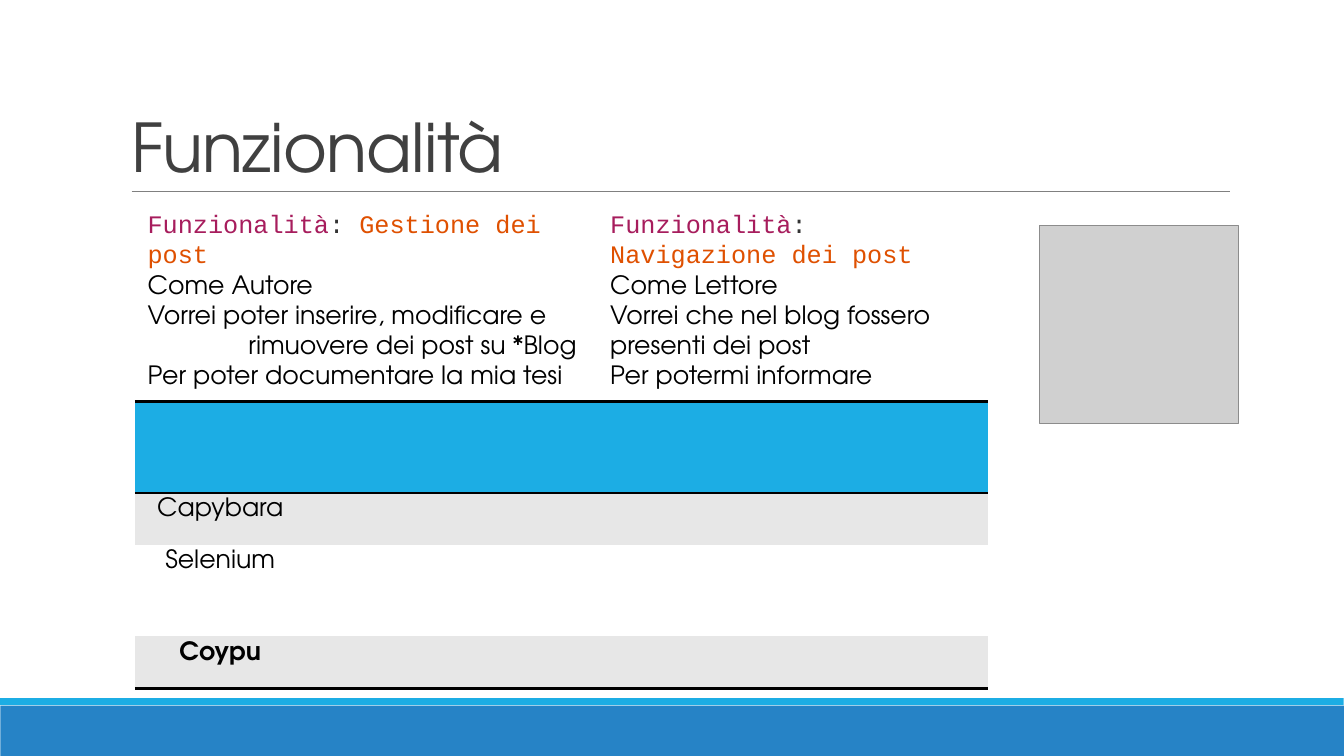
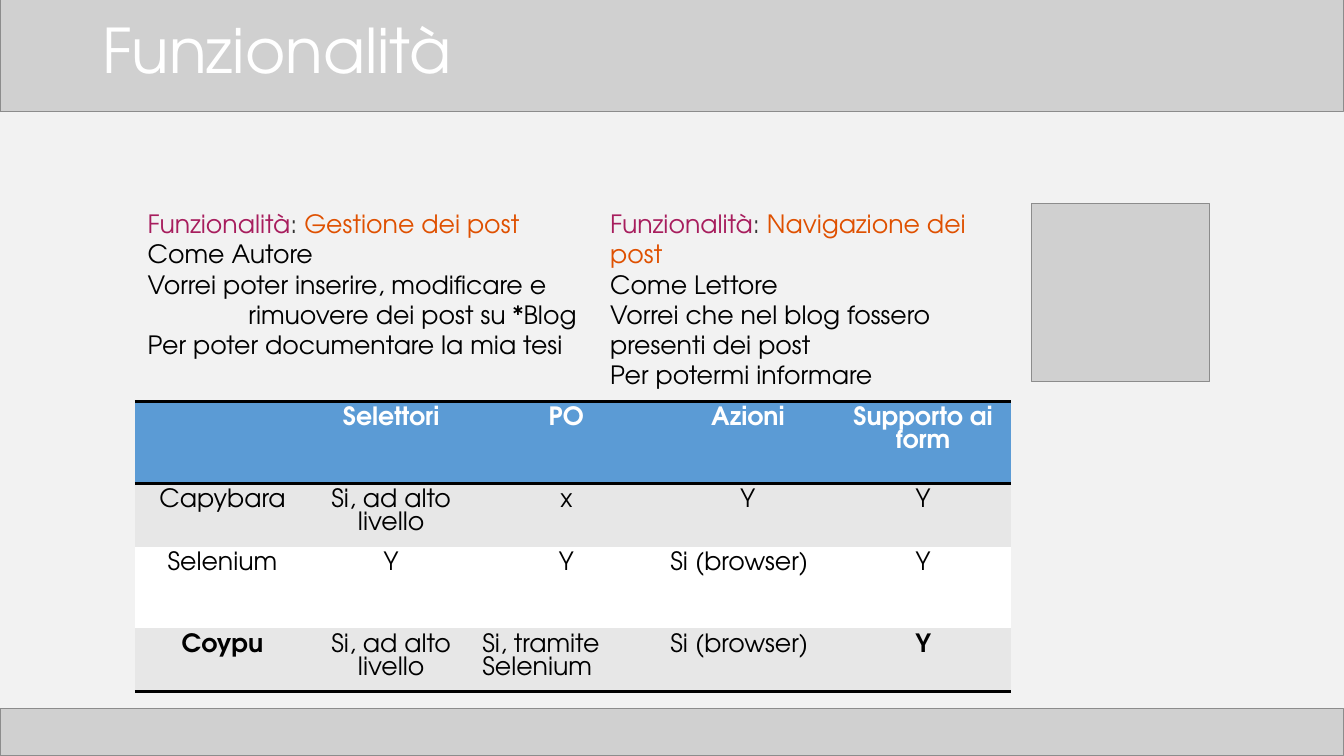
Before and after one commit to TTia/xblog-thesis, a slide deck: slide 17 of Presentazione.pptx. Drawn at 1344x756 pixels with LibreOffice and Linux fonts; fonts in the diff are those of the drawing; grey boxes stand for pictures. Boxes give left, top, right and bottom in pixels: in the first picture for what was removed or moved away, otherwise in the second. Text is boxed around its words. In the diff, an @@ line names an element or a change of style, - is before the commit and + after.

Commit message:
Presentazione

```diff
--- a/Presentazione.pptx
+++ b/Presentazione.pptx
@@ background #FFFFFF to #F2F2F2 @@
@@ picture added at (x1=0, y1=0, x2=1344, y2=112) @@
@@ title "Funzionalità" moved from (x1=131, y1=120, x2=504, y2=192) to (x1=102, y1=27, x2=451, y2=73) @@
@@ title "Funzionalità" at (x1=102, y1=27, x2=451, y2=73): size 48 to 44 pt, text colour #404040 to #FFFFFF, letter spacing -0.5 to 0 pt; line spacing 0.85 to 0.9; vertical alignment bottom to middle @@
@@ line removed from (132, 192) to (1231, 192) @@
@@ picture resized from (x1=1040, y1=225, x2=1238, y2=423) to (x1=1031, y1=204, x2=1210, y2=382) @@
@@ text at (x1=148, y1=214, x2=519, y2=245): font Courier New to TeX Gyre Adventor in "Funzionalità: Gestione dei post" @@
@@ text at (x1=610, y1=214, x2=966, y2=268): font Courier New to TeX Gyre Adventor in "Funzionalità: Navigazione dei post" @@
@@ table at (x1=135, y1=402, x2=1012, y2=707) @@
-row 1:  |  |  |  | 
+row 1:  | Selettori | PO | Azioni | Supporto ai form
-row 2: Capybara |  |  |  | 
+row 2: Capybara | Si, ad alto livello | x | Y | Y
-row 3: Selenium |  |  |  | 
+row 3: Selenium | Y | Y | Si (browser) | Y
-row 4: Coypu |  |  |  | 
+row 4: Coypu | Si, ad alto livello | Si, tramite Selenium | Si (browser) | Y
@@ fill #1CADE4 to #5B9BD5 in row 1 @@
@@ table resized from (x1=135, y1=402, x2=988, y2=690) to (x1=135, y1=402, x2=1012, y2=707) @@
@@ rectangle removed at (x1=0, y1=706, x2=1344, y2=756) @@
@@ rectangle removed at (x1=0, y1=699, x2=1344, y2=706) @@
@@ picture added at (x1=0, y1=709, x2=1344, y2=756) @@
```
Also in this commit, not shown: 20 other slides changed, 4 other files.
